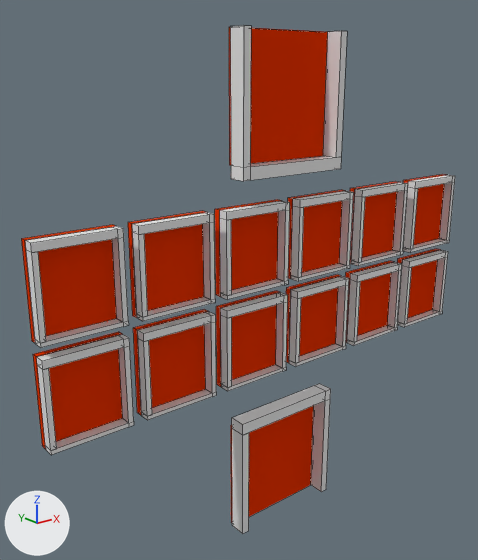
Two versions of the Blender file Ragdoll Climb/Assets/Personal Folders/Martin/Modules/DirectFromBlender/LifesGamble.blend, one commit apart.
Rendered twice from a 50 mm lens placed at (-7.38, -7.93, 7.91), pointed at (-0.54, 0.62, 4.49). The lights are fixed; the arrows at lower left show +X, +Y and +Z. Mesh edges are drawn as thin lines.
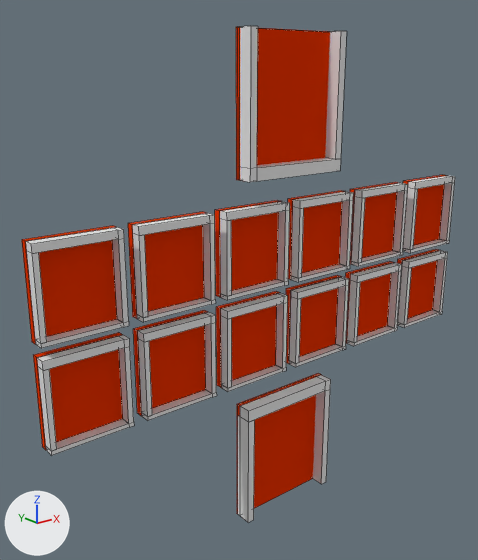
The newer file is also turned or shifted as a whole; pictures and numbers use the older file's frame.

Changed parts and their boxes (x1, y1, x2, y2) in the pictures (478 x 560 px; the box of a moved part takes in the faces that stretch with it):
'Cube.001', reshaped: before (25, 25, 455, 534); after (26, 26, 455, 522)
'Plane.002', mesh rescaled (11% taller): before (229, 27, 328, 165); after (236, 27, 330, 180)
'Plane.003', reshaped: before (231, 406, 314, 522); after (237, 373, 321, 514)
part 1 of me_cube_002, moved or reshaped: before (323, 31, 347, 158); after (325, 31, 347, 159)
part 2 of me_cube_002, moved or reshaped: before (26, 250, 46, 343); after (27, 251, 47, 344)
part 3 of me_cube_002, moved or reshaped: before (37, 366, 56, 451); after (38, 367, 57, 451)
part 4 of me_cube_002, moved or reshaped: before (230, 25, 341, 181); after (240, 26, 341, 182)
part 5 of me_cube_002, moved or reshaped: before (232, 429, 249, 534); after (238, 416, 255, 522)
part 6 of me_cube_002, moved or reshaped: before (232, 383, 331, 492); after (240, 375, 331, 484)
part 7 of me_cube_002, moved or reshaped: before (25, 190, 408, 455); after (26, 197, 403, 456)
part 8 of me_cube_002, moved or reshaped: before (410, 182, 455, 252); after (410, 240, 449, 253)

Patch to the scene script:
```diff
--- a/Ragdoll Climb/Assets/Personal Folders/Martin/Modules/DirectFromBlender/LifesGamble.blend.py
+++ b/Ragdoll Climb/Assets/Personal Folders/Martin/Modules/DirectFromBlender/LifesGamble.blend.py
@@ me_plane_004 @@
 me_plane_004.from_pydata(...)  # 8 vertices, 6 faces; spans x -1.0..1.0, y -1.0..1.0, z -0.09..0.0
 # used by ob_plane_002; location = (-0.03, 0.15, 7.55); rotation_euler = (1.571, 0.0, 0.0), in degrees (90, 0, 0)
+# me_plane_004 part 9: the whole mesh is scaled about its middle by (1, 1.11, 1.01), then moved by (0.09, -0.11, 0.06)
 me_plane_004.materials.append(mat_material_002)
@@ me_cube_002 @@
 # used by ob_cube_001; location = (-1.0, 0.0, 1.01); scale = (0.07, 0.15, 1.0)
-me_cube_002.from_pydata(...)  # 480 vertices, 424 faces; spans x -48.7..79.4, y -1.0..1.0, z -1.0..7.5
+me_cube_002.from_pydata(...)  # 480 vertices, 424 faces; spans x -48.6..79.4, y -1.0..1.0, z -0.8..7.5
+# me_cube_002 part 1: the loose piece of 8 vertices spanning x 27.6..29.6, y -1.0..1.0, z 5.5..7.5 is moved by (-0.1, 0.0, 0.0)
+# me_cube_002 part 2: the loose piece of 8 vertices spanning x -48.7..-47.5, y -0.6..0.6, z 3.6..4.8 is moved by (0.1, 0.0, 0.0)
+# me_cube_002 part 3: the loose piece of 8 vertices spanning x -48.7..-47.5, y -0.6..0.6, z 2.0..3.2 is moved by (0.1, 0.0, 0.0)
+# me_cube_002 part 4: the loose piece of 16 vertices spanning x -1.0..29.6, y -1.0..1.0, z 5.3..7.5 is scaled about its middle by (0.932, 1.01, 1.01), then moved by (0.9, 0.0, 0.0)
+# me_cube_002 part 5: the loose piece of 8 vertices spanning x -1.0..1.0, y -1.0..1.0, z -1.0..1.0 is moved by (1.8, 0.0, 0.2)
+# me_cube_002 part 6: the loose piece of 16 vertices spanning x -1.0..29.6, y -1.0..1.0, z -1.0..1.2 is scaled about its middle by (0.932, 1.01, 1.01), then moved by (0.8, 0.0, 0.2)
+# me_cube_002 part 7: 120 vertices moved from x -48.7..56.3, y -0.6..0.6, z 1.9..4.9 to x -48.6..56.3, y -0.6..0.6, z 1.9..4.9; 52 vertices removed from x -48.7..57.5, y -0.6..0.6, z 3.5..4.8; 52 vertices added at x -48.6..57.5, y -0.6..0.6, z 3.5..4.8
+# me_cube_002 part 8: 4 vertices removed from x 78.2..79.4, y -0.6..0.6, z 3.6; 4 vertices added at x 78.2..79.4, y -0.6..0.6, z 3.5
@@ me_plane_003 @@
 # used by ob_plane_003; location = (-0.03, 0.15, 7.55); rotation_euler = (1.571, 0.0, 0.0), in degrees (90, 0, 0)
-me_plane_003.from_pydata(...)  # 8 vertices, 6 faces; spans x -1.0..1.0, y -7.54..-5.54, z -0.09..0.0
-me_plane_003.materials.append(mat_material_001)  # orange #e73400
+me_plane_003.from_pydata(...)  # 8 vertices, 6 faces; spans x -0.91..1.09, y -7.36..-5.13, z -0.03..0.06
+# me_plane_003 part 10: the whole mesh is rebuilt
+me_plane_003.materials.append(mat_material_002)  # orange #e73400
```
